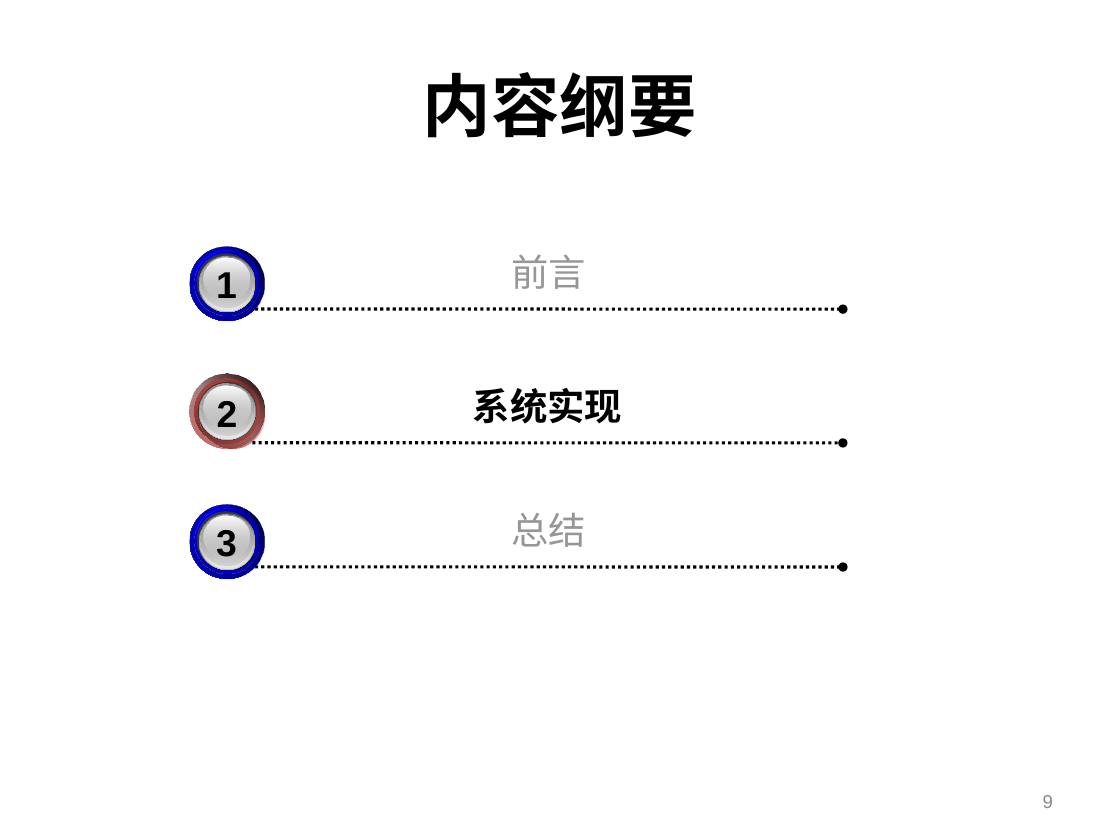
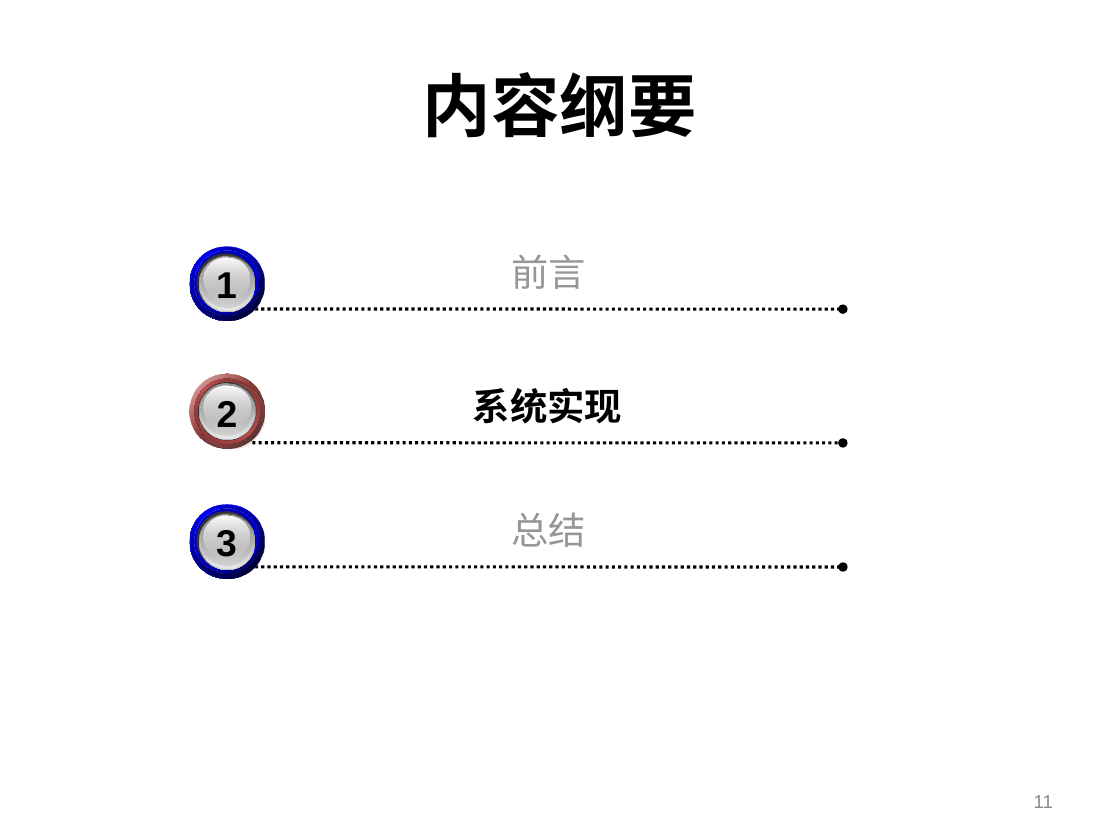
Before and after one commit to shtzr840329/mooon, a slide deck: slide 11 of applications/lightfs/doc/portableDFS-可便携的分布式文件系统.ppt (slide 9 before the commit). Drawn at 1120x840 pixels with LibreOffice and Linux fonts; fonts in the diff are those of the drawing; background and template pictures are left out. Boxes give left, top, right and bottom in pixels: in the first picture for what was removed or moved away, otherwise in the second. Text is boxed around its words. In the diff, an @@ line names an element or a change of style, - is before the commit and + after.

```diff
--- a/applications/lightfs/doc/portableDFS-可便携的分布式文件系统.ppt
+++ b/applications/lightfs/doc/portableDFS-可便携的分布式文件系统.ppt
@@ ellipse at (193,248,258,312): fill gradient #0000FF to #00008A to gradient #00008A to #0000FF @@
@@ ellipse at (189,374,264,449): fill gradient #C0504D to #FFFFFF to gradient #FFFFFF to #C0504D @@
@@ ellipse at (195,379,260,444): fill gradient #C0504D to #682B2A to gradient #682B2A to #C0504D @@
@@ ellipse at (193,505,258,570): fill gradient #0000FF to #00008A to gradient #00008A to #0000FF @@
@@ page number at (1034,795,1053,808): text changed @@
-9
+11
```
Also in this commit, not shown: 15 other slides changed, 4 slides added, 4 other files.
